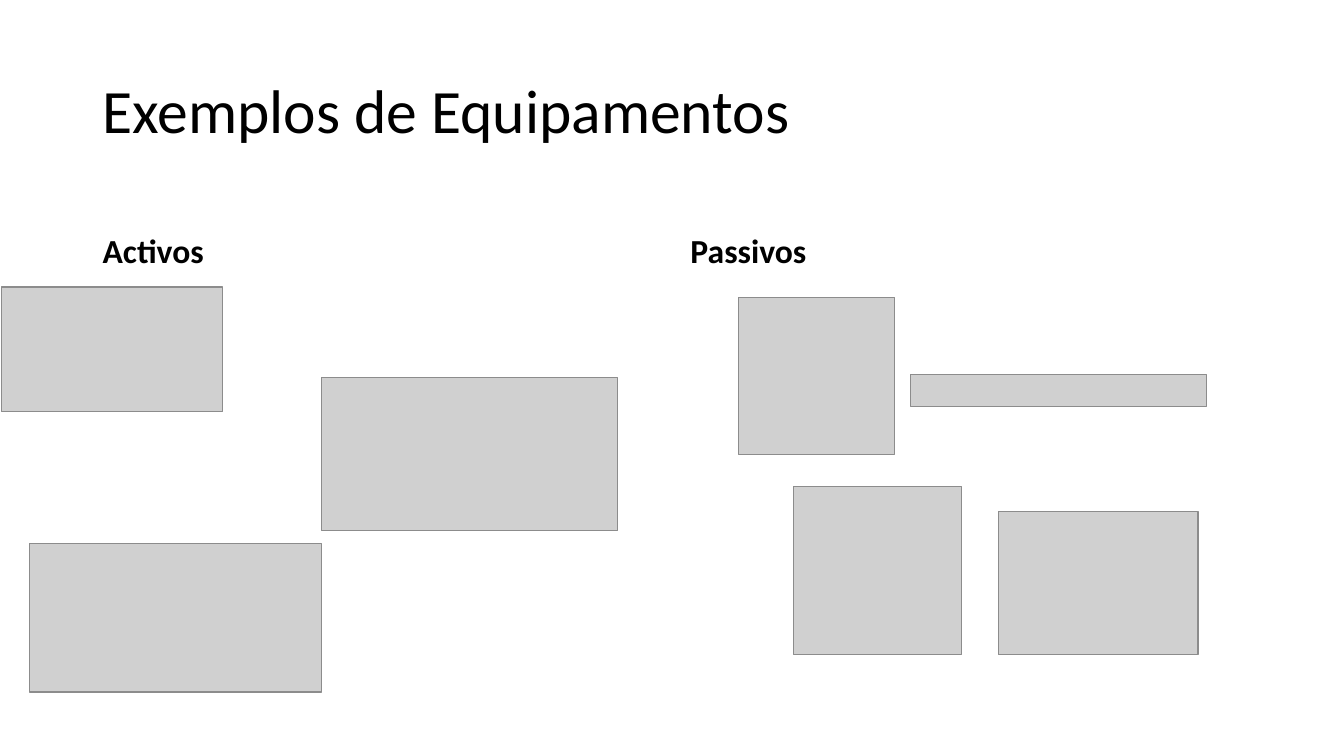
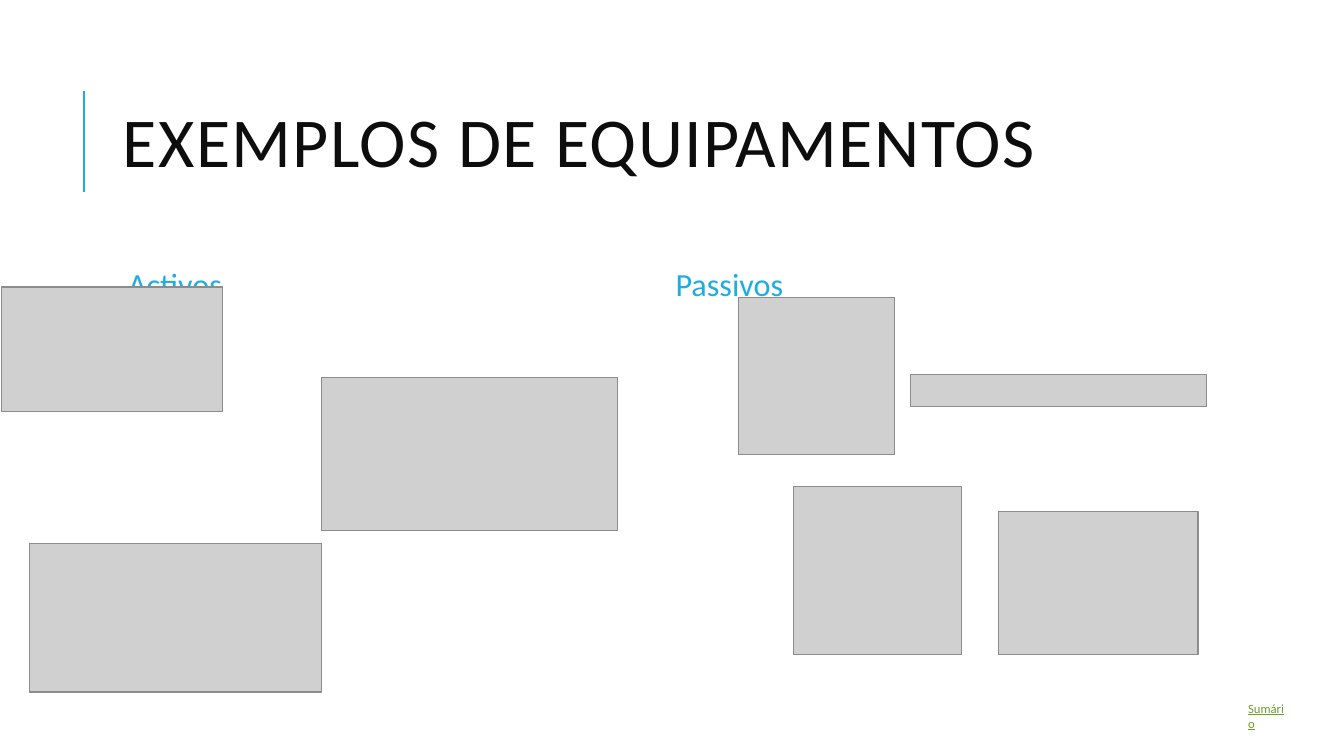
Before and after one commit to nunojmsantos/xunil, a slide deck: slide 10 of Conexões de Rede.pptx (slide 6 before the commit). Drawn at 1344x756 pixels with LibreOffice and Linux fonts; fonts in the diff are those of the drawing; grey boxes stand for pictures. Boxes give left, top, right and bottom in pixels: in the first picture for what was removed or moved away, otherwise in the second. Text is boxed around its words. In the diff, an @@ line names an element or a change of style, - is before the commit and + after.

```diff
--- a/Conexões de Rede.pptx
+++ b/Conexões de Rede.pptx
@@ line added from (84, 192) to (84, 91), #1CADE4 1.5 pt @@
@@ title at (123,121,1034,177): text changed; size 44 to 50 pt; text colour #000000 to #0D0D0D @@
-Exemplos de Equipamentos
+EXEMPLOS DE EQUIPAMENTOS
@@ text "Activos": place and size @@
-text "Activos" at (103,239,204,264)
+text "Activos" at (128,268,222,288)
@@ text "Activos" at (128,268,222,288): size 24 to 23 pt, text colour #000000 to #1CADE4, bold off; less space between paragraphs; vertical alignment bottom to middle @@
@@ text "Passivos" at (676,274,784,303): size 24 to 23 pt, text colour #000000 to #1CADE4, bold off; less space between paragraphs; vertical alignment bottom to middle @@
@@ text "Passivos": place and size @@
-text "Passivos" at (690,239,806,264)
+text "Passivos" at (676,274,784,303)
@@ text added at (1238,696,1300,721), 9 pt, text #6B9F25, underline @@
+Sumário
```
Also in this commit, not shown: 10 other slides changed, 4 slides added, 1 other file.
